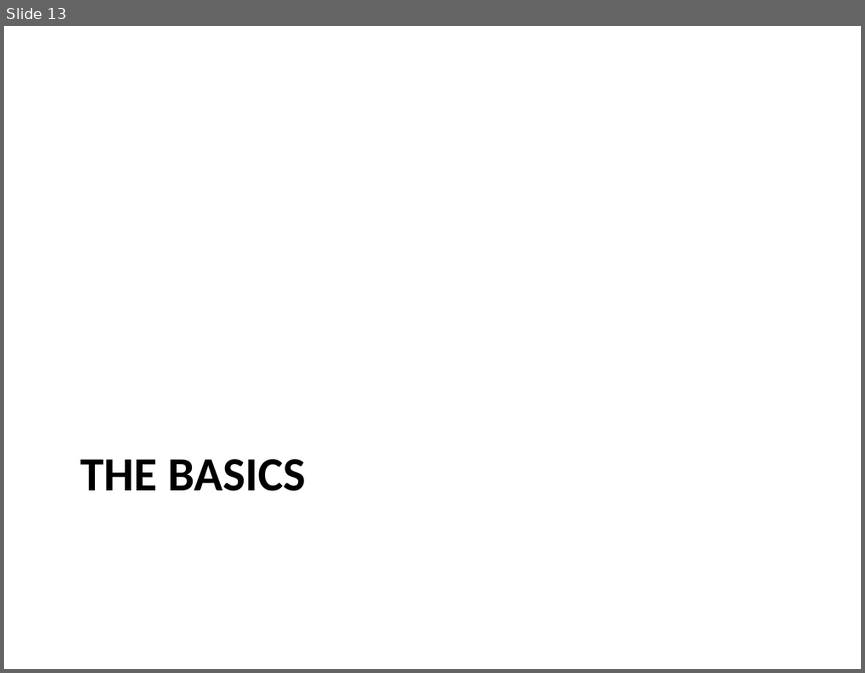
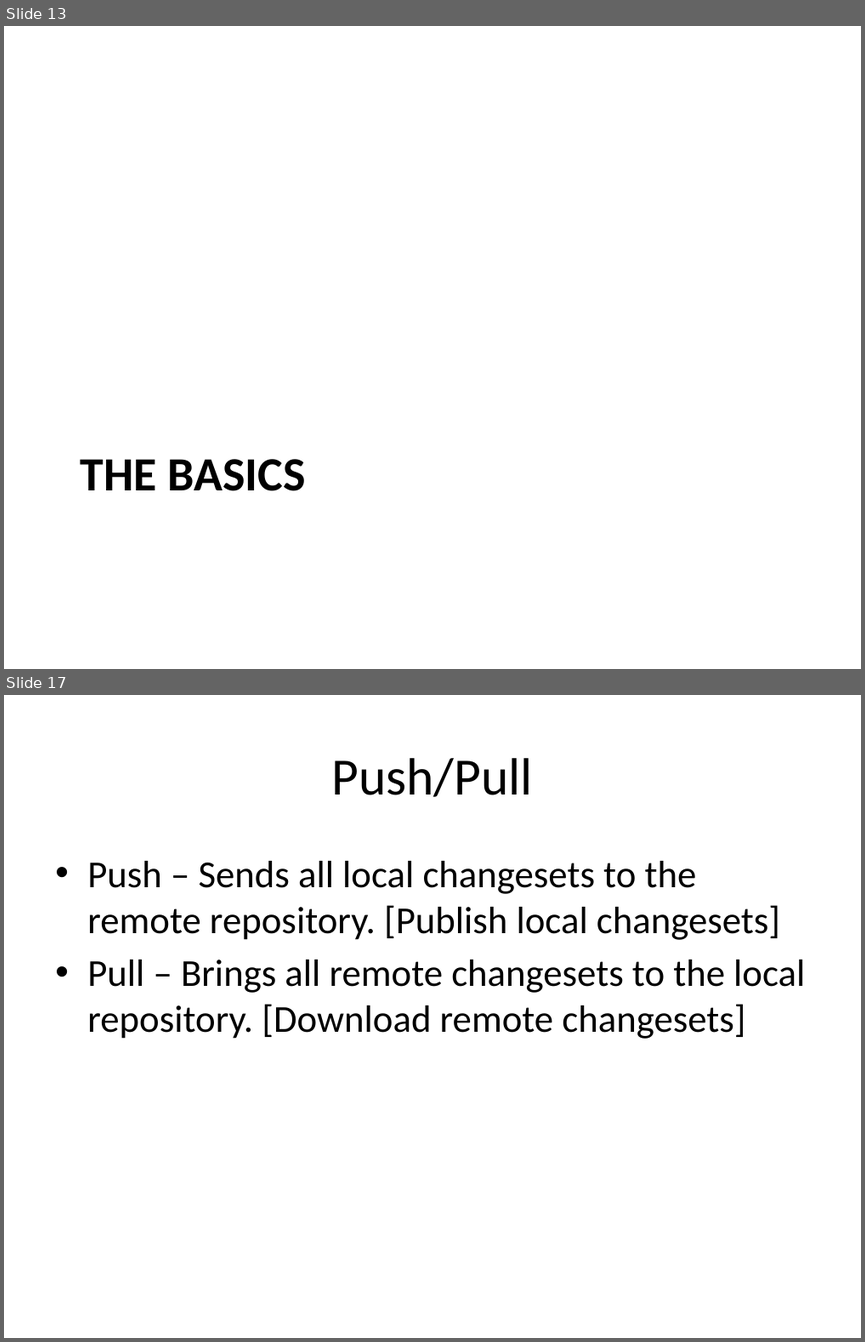
Before and after one commit to kangelov/gitdemo, a slide deck: powerpoint/An Introduction to GIT.pptx. Shown one above the other, each under a label of ours: slide 13 before the commit, slides 13 and 17 after it; the slides between them are not shown. The pictures are 865x673 and 865x1342 pixels, drawn with LibreOffice and Linux fonts; fonts in the diff are those of the drawing. Boxes give left, top, right and bottom in pixels: in the first picture for what was removed or moved away, otherwise in the second. Text is boxed around its words. In the diff, an @@ line names an element or a change of style, - is before the commit and + after.

```diff
--- a/powerpoint/An Introduction to GIT.pptx
+++ b/powerpoint/An Introduction to GIT.pptx
@@ slide 17 added at <box>4,695,861,1338</box>, background #FFFFFF @@
@@ title added at <box>331,758,533,797</box>, 44 pt, text #000000 @@
+Push/Pull
@@ text added at <box>87,861,805,1038</box>, 32 pt, text #000000 @@
+• Push – Sends all local changesets to the remote repository. [Publish local changesets]
+• Pull – Brings all remote changesets to the local repository. [Download remote changesets]
```
Also in this commit, not shown: 4 slides changed, 10 other slides added.
